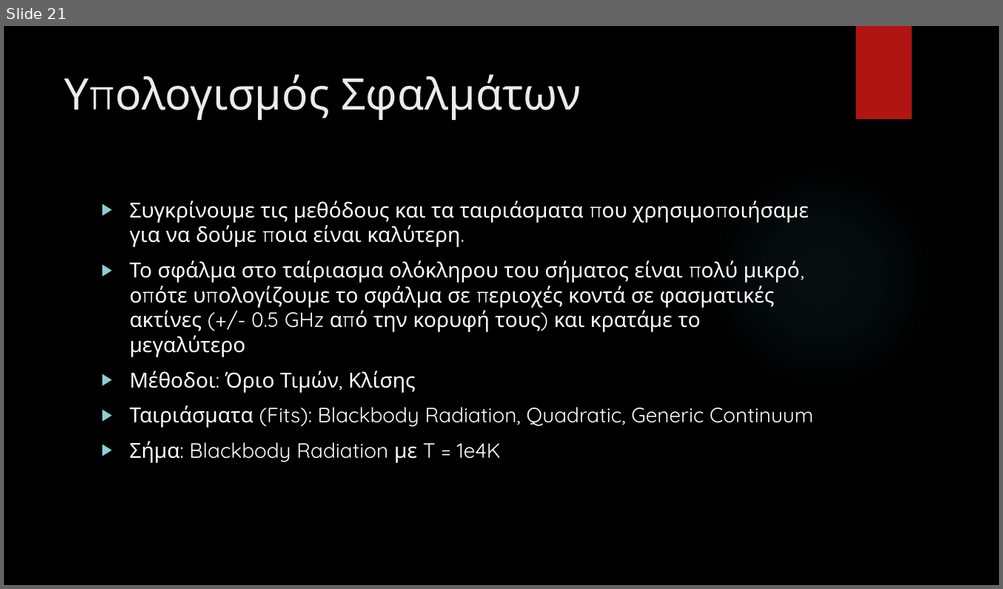
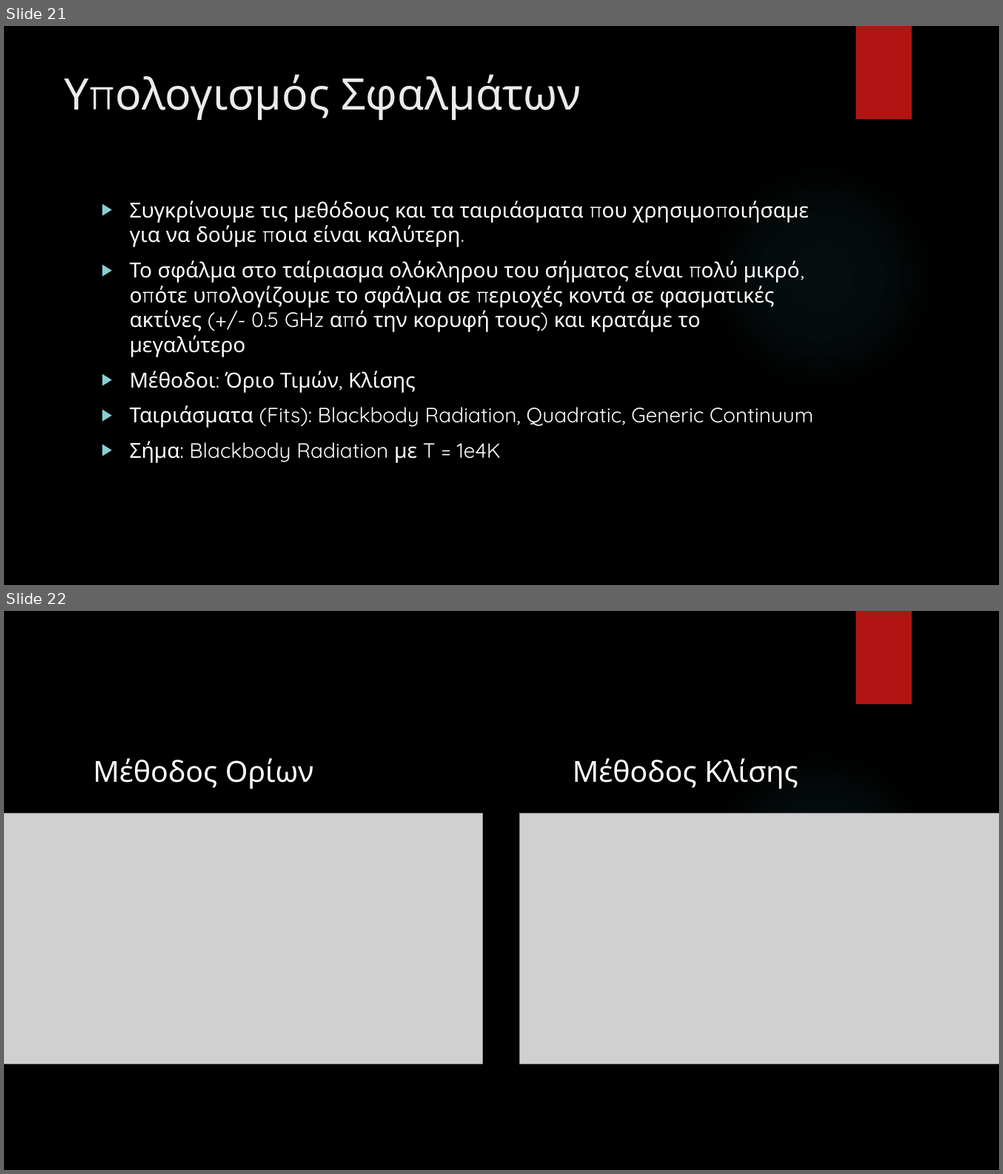
Before and after one commit to iliodis/ASTRO-BEAM, a slide deck: Task1-BlackbodyRadiationFitting/Blackbody.pptx. Shown one above the other, each under a label of ours: slide 21 before the commit, slides 21 and 22 after it. The pictures are 1003x589 and 1003x1174 pixels, drawn with LibreOffice and Linux fonts; fonts in the diff are those of the drawing; grey boxes stand for pictures; background and template pictures are left out. Boxes give left, top, right and bottom in pixels: in the first picture for what was removed or moved away, otherwise in the second. Text is boxed around its words. In the diff, an @@ line names an element or a change of style, - is before the commit and + after.

```diff
--- a/Task1-BlackbodyRadiationFitting/Blackbody.pptx
+++ b/Task1-BlackbodyRadiationFitting/Blackbody.pptx
@@ slide 22 added at (4,611,999,1170), background picture (left out); not listed: 2 template elements that a slide beside it also shows @@
@@ text added at (93,758,797,789), 28 pt, text #FFFFFF @@
+Μέθοδος Ορίων Μέθοδος Κλίσης
@@ picture added at (4,814,482,1065) @@
@@ picture added at (520,814,999,1065) @@
```
Also in this commit, not shown: 1 slide removed, 2 other files.
